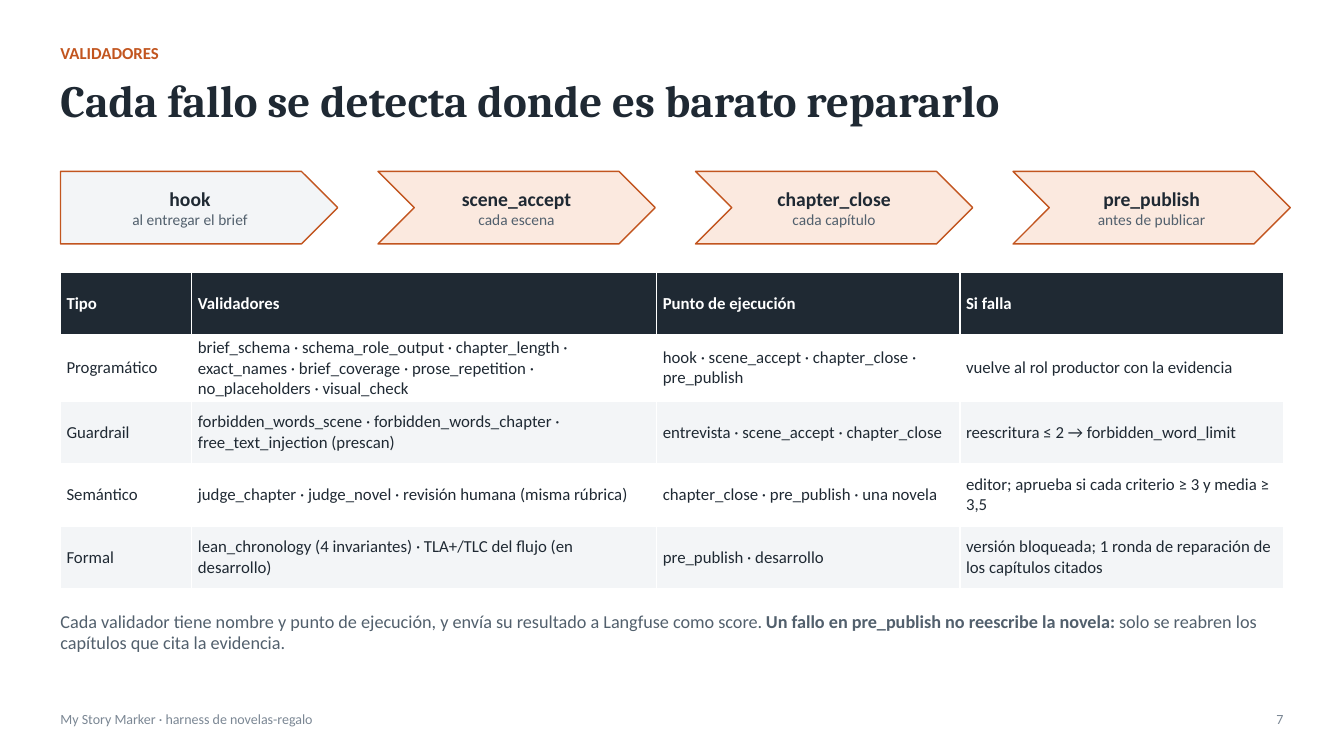
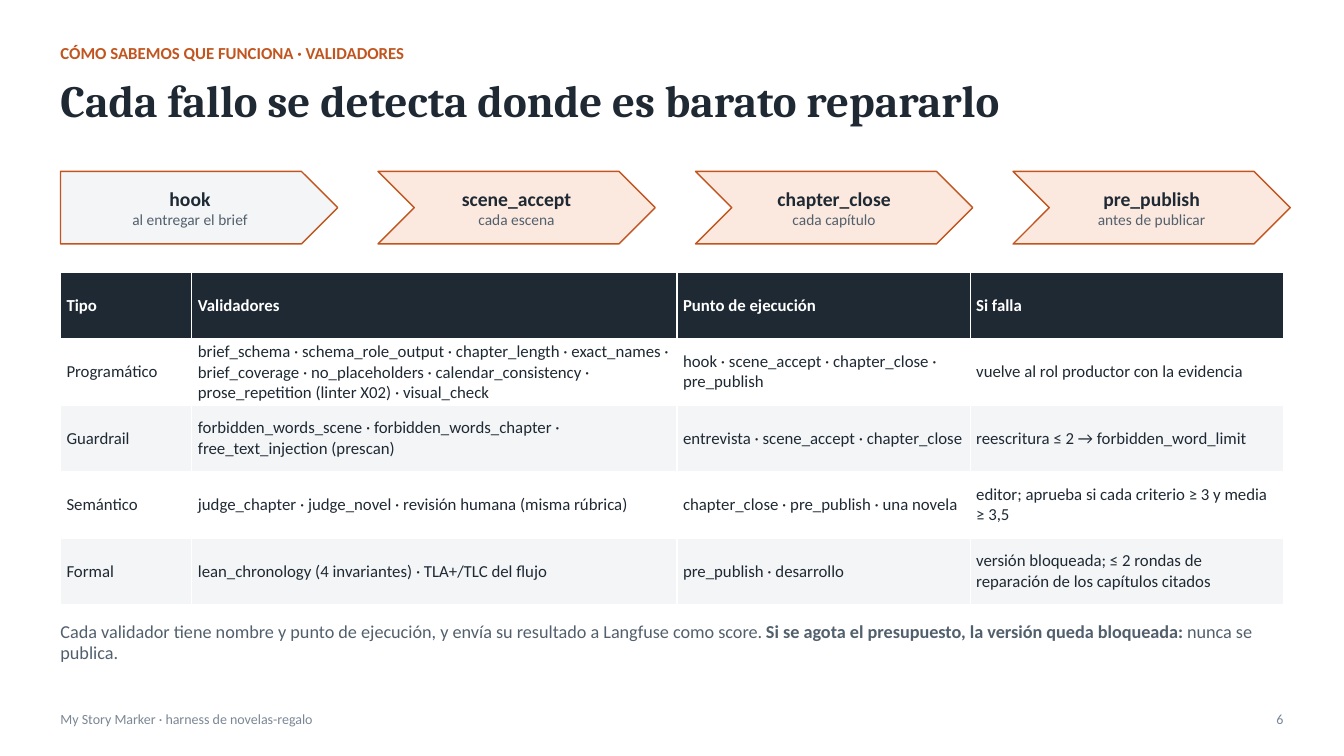
Before and after one commit to ignacio-hurtado-qaracter/My-Story-Marker, a slide deck: slide 6 of presentacion/presentacion.pptx (slide 7 before the commit). Drawn at 1344x756 pixels with LibreOffice and Linux fonts; fonts in the diff are those of the drawing. Boxes give left, top, right and bottom in pixels: in the first picture for what was removed or moved away, otherwise in the second. Text is boxed around its words. In the diff, an @@ line names an element or a change of style, - is before the commit and + after.

```diff
--- a/presentacion/presentacion.pptx
+++ b/presentacion/presentacion.pptx
@@ text at (x1=60, y1=45, x2=404, y2=61): text changed @@
-VALIDADORES
+CÓMO SABEMOS QUE FUNCIONA · VALIDADORES
@@ table at (x1=60, y1=272, x2=1284, y2=605) @@
-row 2, column 2: brief_schema · schema_role_output · chapter_length · exact_names · brief_coverage · prose_repetition · no_placeholders · visual_check
+row 2, column 2: brief_schema · schema_role_output · chapter_length · exact_names · brief_coverage · no_placeholders · calendar_consistency · prose_repetition (linter X02) · visual_check
-row 5, column 2: lean_chronology (4 invariantes) · TLA+/TLC del flujo (en desarrollo)
+row 5, column 2: lean_chronology (4 invariantes) · TLA+/TLC del flujo
-row 5, column 4: versión bloqueada; 1 ronda de reparación de los capítulos citados
+row 5, column 4: versión bloqueada; ≤ 2 rondas de reparación de los capítulos citados
@@ text at (x1=60, y1=625, x2=1252, y2=662): text changed @@
-Cada validador tiene nombre y punto de ejecución, y envía su resultado a Langfuse como score. Un fallo en pre_publish no reescribe la novela: solo se reabren los capítulos que cita la evidencia.
+Cada validador tiene nombre y punto de ejecución, y envía su resultado a Langfuse como score. Si se agota el presupuesto, la versión queda bloqueada: nunca se publica.
@@ text at (x1=1276, y1=714, x2=1283, y2=724): text changed @@
-7
+6
```
Also in this commit, not shown: 13 other slides changed, 5 slides added, 4 slides removed, 23 other files.
